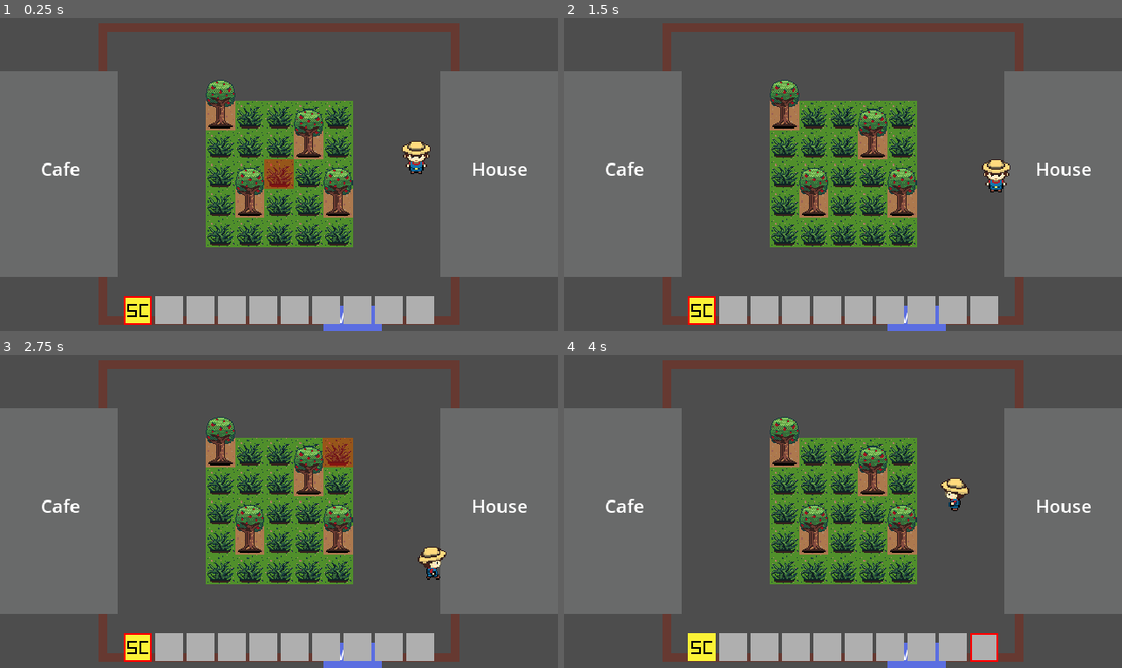
Above: before the commit, frames 1-4 (two rows, left to right).
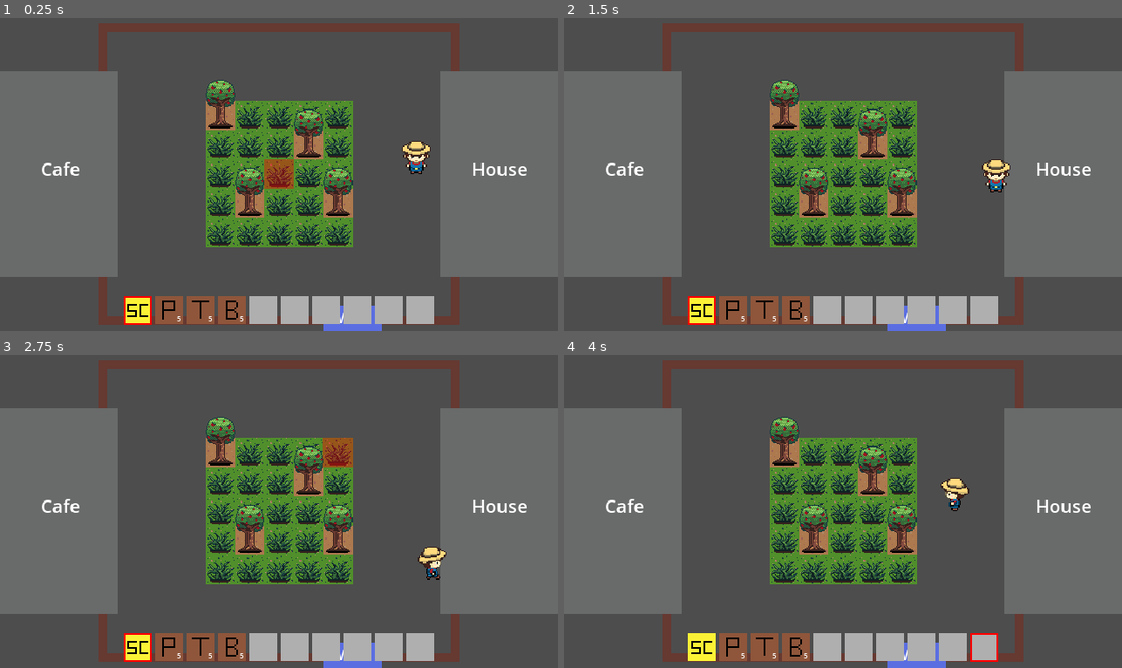
Above: after the commit, the same moments.

Repository: mikusaq/grub-n-grow
Game: Godot game, scene res://scenes/game.tscn
The game is run twice, just before and just after one commit, with the same random seed, the same clock (stepped at 60 frames per second) and the same inputs.
Inputs (mouse positions are in pixels of both pictures, inside the frame that each line leads up to):
- Up to frame 1 (0.25 s): no input
- Up to frame 2 (1.5 s): tap Enter at 0.5 s; move the mouse to (965, 158) at 0.52 s; press the mouse at (965, 158) at 0.53 s; hold D (right) 0.53-1.28 s; move the mouse to (731, 190) at 1.27 s; release the mouse at (731, 190) at 1.28 s; hold S (down) from 1.28 s (still down); click (731, 190) at 1.35 s
- Up to frame 3 (2.75 s): move the mouse to (334, 442) at 2.02 s; release S (down) at 2.03 s; hold D (right) from 2.03 s (still down); hold N (next_day) from 2.03 s (still down); click (334, 442) at 2.3 s
- Up to frame 4 (4 s): tap Space at 2.75 s; move the mouse to (815, 574) at 2.77 s; release D (right) at 2.78 s; release N (next_day) at 2.78 s; hold W (up) 2.78-3.53 s; tap 1 (slot_1) at 2.85 s; click (815, 574) at 3.05 s; move the mouse to (1010, 558) at 3.52 s; hold A (left) from 3.53 s (still down); hold 0 (slot_10) from 3.53 s (still down); click (1010, 558) at 3.8 s

The runs differ from the first frame. In frame 1, 1.3% of the frame differs, in the area x 27-45%, y 88-98%; in frame 2, 1.3%; in frame 3, 1.3%; in frame 4, 1.3%.

Commit message:
Add test seeds to inventory

Diff:
--- a/resources/inventory/player_inventory.tres
+++ b/resources/inventory/player_inventory.tres
@@ -1,8 +1,11 @@
-[gd_resource type="Resource" script_class="PlayerInv" load_steps=14 format=3 uid="uid://behc610vpoq6t"]
+[gd_resource type="Resource" script_class="PlayerInv" load_steps=17 format=3 uid="uid://behc610vpoq6t"]
 
-[ext_resource type="Script" path="res://scripts/inventory/player_inventory.gd" id="1_d8xtu"]
+[ext_resource type="Script" path="res://scripts/inventory/player_inventory.gd" id="1_7ynoe"]
 [ext_resource type="Script" path="res://scripts/inventory/inventory_slot.gd" id="2_pysrr"]
 [ext_resource type="Resource" uid="uid://cfro3hwvn4hn1" path="res://resources/inventory/items/tools/scythe_item.tres" id="3_nsw2x"]
+[ext_resource type="Resource" uid="uid://b85yqljembef1" path="res://resources/inventory/items/seeds/potato_seed_item.tres" id="4_j5vvl"]
+[ext_resource type="Resource" uid="uid://ct3jk3uywy336" path="res://resources/inventory/items/seeds/tomato_seed_item.tres" id="5_dxwpr"]
+[ext_resource type="Resource" uid="uid://c7njhcoogkkgg" path="res://resources/inventory/items/seeds/basil_seed_item.tres" id="6_pd67s"]
 
 [sub_resource type="Resource" id="Resource_onpay"]
 script = ExtResource("2_pysrr")
@@ -11,15 +14,18 @@
 
 [sub_resource type="Resource" id="Resource_e537i"]
 script = ExtResource("2_pysrr")
-amount = 0
+item = ExtResource("4_j5vvl")
+amount = 5
 
 [sub_resource type="Resource" id="Resource_uiqfe"]
 script = ExtResource("2_pysrr")
-amount = 0
+item = ExtResource("5_dxwpr")
+amount = 5
 
 [sub_resource type="Resource" id="Resource_aghc3"]
 script = ExtResource("2_pysrr")
-amount = 0
+item = ExtResource("6_pd67s")
+amount = 5
 
 [sub_resource type="Resource" id="Resource_rfhsx"]
 script = ExtResource("2_pysrr")
--- a/scripts/farm_grid.gd
+++ b/scripts/farm_grid.gd
@@ -9,6 +9,9 @@
 @onready var tileMaterial: ShaderMaterial = load("res://shaders/farm_tile_shader_material.material")
 
 var mulch_item: InvItem = preload("res://resources/inventory/items/mulch_item.tres")
+var potato_seed_item: InvItem = preload("res://resources/inventory/items/seeds/potato_seed_item.tres")
+var tomato_seed_item: InvItem = preload("res://resources/inventory/items/seeds/tomato_seed_item.tres")
+var basil_seed_item: InvItem = preload("res://resources/inventory/items/seeds/basil_seed_item.tres")
 
 var farm_tiles: Array[FarmTile]
 var player_pos: Vector2 = Vector2.ZERO
@@ -131,10 +134,13 @@
 				var plant_to_seed: FarmTile.PlantType
 				if active_item.name == "Potato seed":
 					plant_to_seed = FarmTile.PlantType.POTATO
+					inv.remove_item(potato_seed_item, 1)
 				elif active_item.name == "Tomato seed":
 					plant_to_seed = FarmTile.PlantType.TOMATO
+					inv.remove_item(tomato_seed_item, 1)
 				elif active_item.name == "Basil seed":
 					plant_to_seed = FarmTile.PlantType.BASIL
+					inv.remove_item(basil_seed_item, 1)
 				farm_tile.seed_plant(plant_to_seed)
 
 
Not shown: 1 places in resources/inventory/player_inventory.tres that only renumber resources
